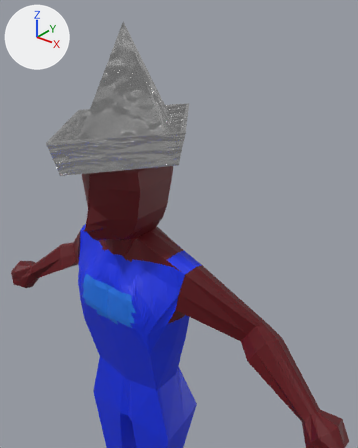
What one commit did to the Blender file Assets/Models/Character/Farmer - Prototype.blend.
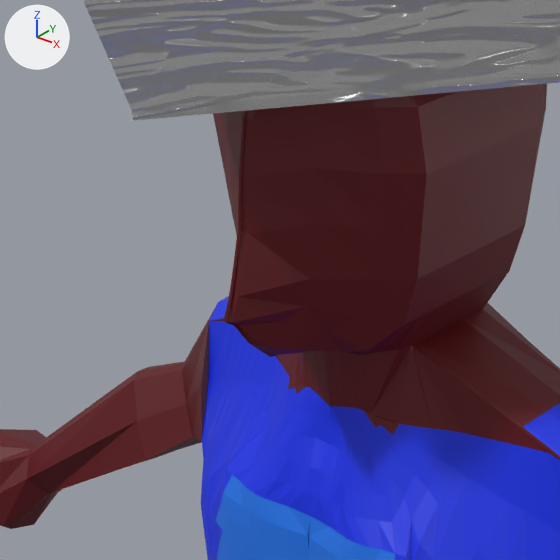
Old and new are each drawn from a 50 mm camera at (0.976, -0.992, 2.314) aimed at (0.207, -0.032, 1.719) and again close up on the part from 6% to 49% of the width and 32% to 66% of the height. Every picture has the same lights, and +X, +Y and +Z are marked at upper left.

The first close-up shows 'Farmer Body', 'Foil'.
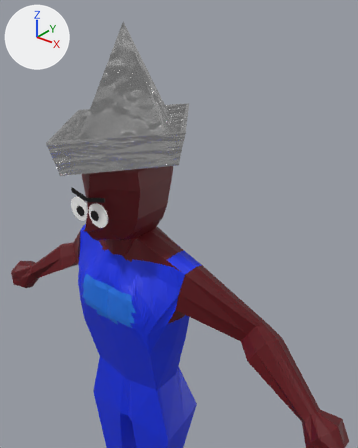
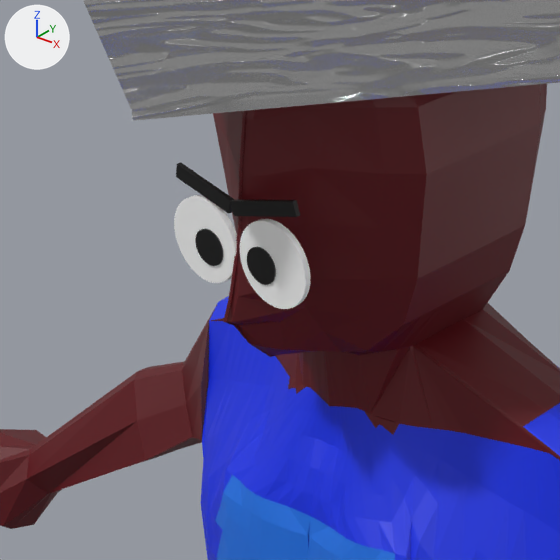
Commit message: Making the eyes visible on the farmer model

Diff of the bpy script that builds the scene:
```diff
--- a/Assets/Models/Character/Farmer - Prototype.blend.py
+++ b/Assets/Models/Character/Farmer - Prototype.blend.py
@@ ob_brow_1 @@
 ob_brow_1.location = (0.000136, -0.106, 1.423)
-ob_brow_1.hide_set(True)
@@ ob_brow_2 @@
 ob_brow_2.location = (0.000136, -0.106, 1.423)
-ob_brow_2.hide_set(True)
@@ ob_eye_1 @@
 ob_eye_1.location = (0.000136, -0.106, 1.423)
-ob_eye_1.hide_set(True)
@@ ob_eye_2 @@
 ob_eye_2.location = (0.000136, -0.106, 1.423)
-ob_eye_2.hide_set(True)
@@ ob_pupil_1 @@
 ob_pupil_1.location = (0.0245, -0.106, 1.42)
-ob_pupil_1.hide_set(True)
@@ ob_pupil_2 @@
 ob_pupil_2.location = (-0.03, -0.106, 1.415)
-ob_pupil_2.hide_set(True)
```

Where the change shows, as pixel boxes (x1, y1, x2, y2) in the close-ups (560 x 560 px):
'Eye 2', shown
    after: (240, 219, 310, 309)
'Eye 1', shown
    after: (174, 195, 237, 283)
'Brow 2', shown (black)
    after: (230, 200, 300, 217)
'Brow 1', shown (black)
    after: (176, 162, 234, 213)
'Pupil 2', shown (black)
    after: (247, 247, 276, 285)
'Pupil 1', shown (black)
    after: (195, 229, 223, 266)
